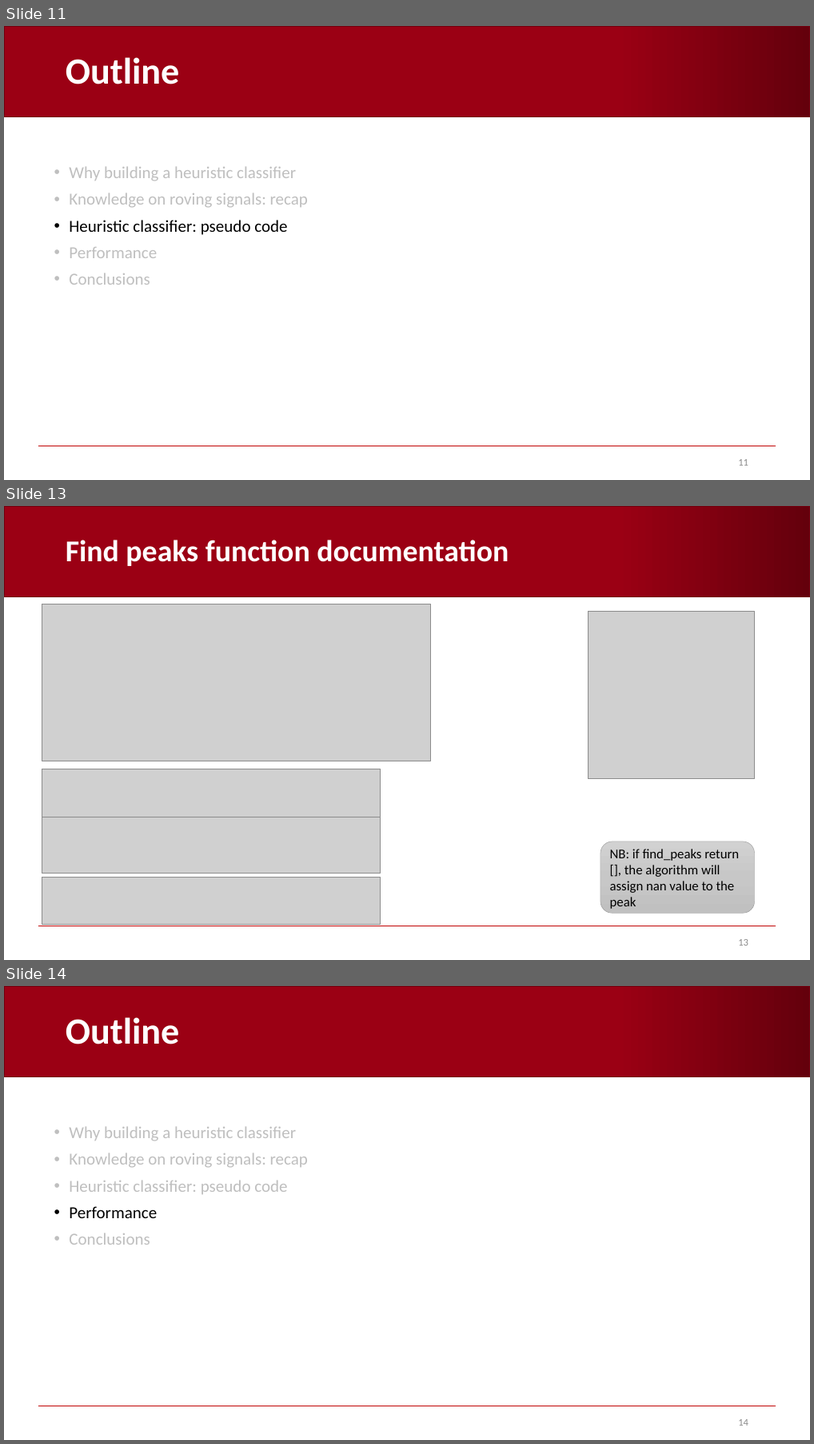
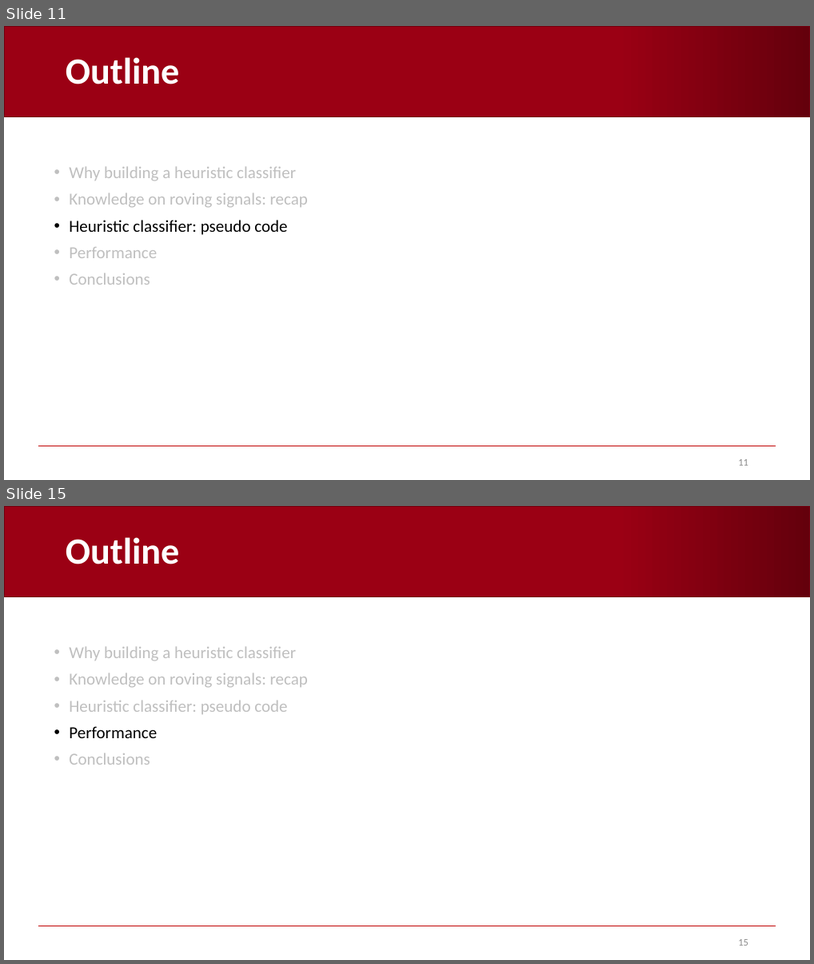
Before and after one commit to AndreaCorrado00/Tesi_magistrale_Corrado_Andrea, a slide deck: Documentation/5. Heuristic classifier strategy B.pptx. Shown one above the other, each under a label of ours: slides 11, 13 and 14 before the commit, slides 11 and 15 after it; the slides between them are not shown. The pictures are 814x1444 and 814x964 pixels, drawn with LibreOffice and Linux fonts; fonts in the diff are those of the drawing; grey boxes stand for pictures; background and template pictures are left out. Boxes give left, top, right and bottom in pixels: in the first picture for what was removed or moved away, otherwise in the second. Text is boxed around its words. In the diff, an @@ line names an element or a change of style, - is before the commit and + after.

```diff
--- a/Documentation/5. Heuristic classifier strategy B.pptx
+++ b/Documentation/5. Heuristic classifier strategy B.pptx
@@ slide 13 removed at [4,506,810,960], background #FFFFFF; not listed: 2 template elements that a slide beside it also shows @@
@@ title removed at [66,540,509,566] @@
-Find peaks function documentation
@@ picture removed at [42,604,431,760] @@
@@ picture removed at [588,611,755,779] @@
@@ rectangle removed at [449,626,462,636] @@
@@ picture removed at [42,768,380,816] @@
@@ picture removed at [42,816,380,872] @@
@@ rounded rectangle removed at [601,841,755,912] @@
-NB: if find_peaks return [], the algorithm will assign nan value to the peak
@@ picture removed at [42,877,380,924] @@
@@ page number removed at [738,939,749,945] @@
-13
@@ what was slide 14 is now slide 15 @@
@@ page number at [738,939,749,945]: text changed @@
-14
+15
```
Also in this commit, not shown: 13 slides changed, 2 slides added, 10 other files.
